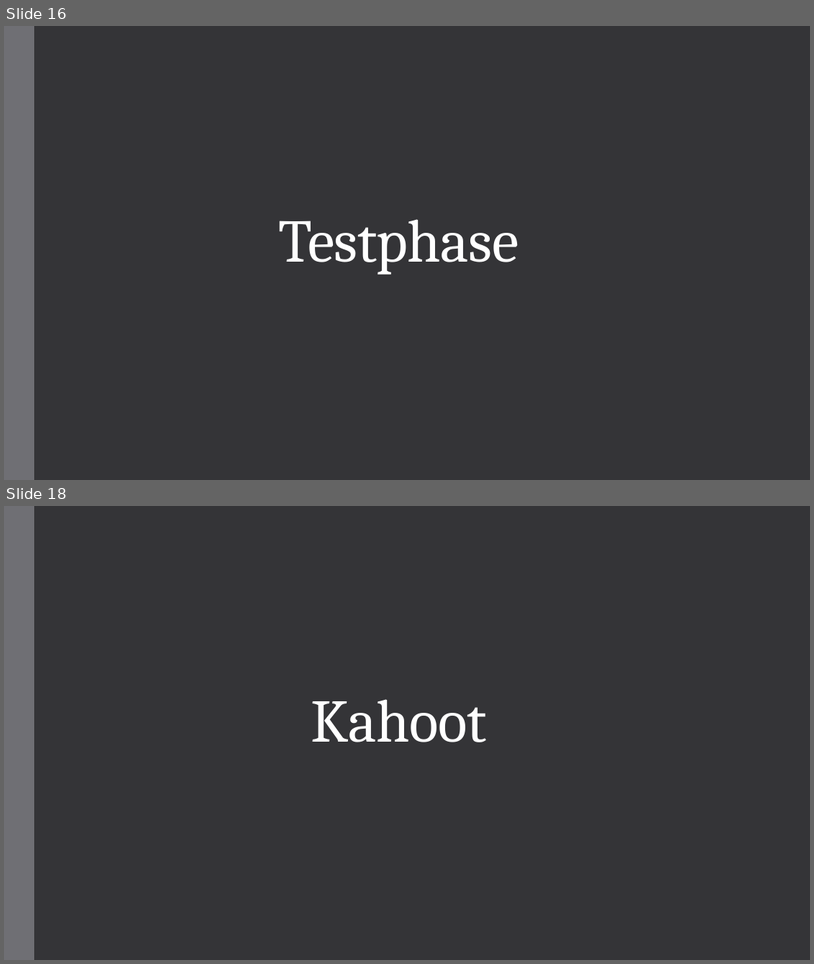
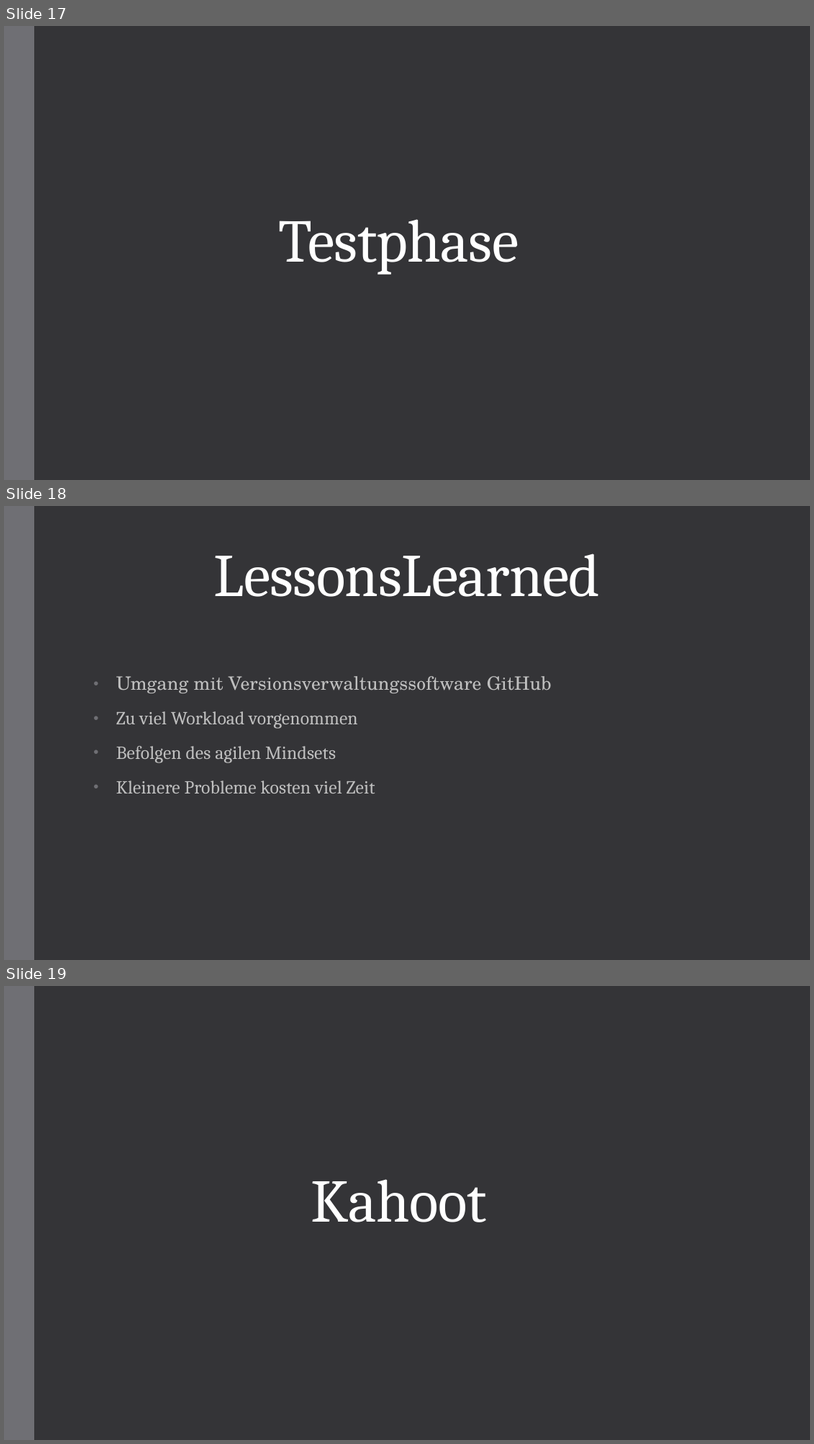
Before and after one commit to DerFish/ProjectSimpleStudies, a slide deck: SimpleStudies/Project SimpleStudies.pptx. Shown one above the other, each under a label of ours: slides 16 and 18 before the commit, slides 17, 18 and 19 after it; the slides between them are not shown. The pictures are 814x964 and 814x1444 pixels, drawn with LibreOffice and Linux fonts; fonts in the diff are those of the drawing. Boxes give left, top, right and bottom in pixels: in the first picture for what was removed or moved away, otherwise in the second. Text is boxed around its words. In the diff, an @@ line names an element or a change of style, - is before the commit and + after.

```diff
--- a/SimpleStudies/Project SimpleStudies.pptx
+++ b/SimpleStudies/Project SimpleStudies.pptx
@@ slide 18 added at [4,506,810,960], background #353537; not listed: 1 template element that a slide beside it also shows @@
@@ title added at [214,554,601,597], 72 pt, text #FFFFFF @@
+LessonsLearned
@@ subtitle added at [116,676,552,793], 22 pt, text #BFBFBF @@
+• Umgang mit Versionsverwaltungssoftware GitHub
+• Zu viel Workload vorgenommen
+• Befolgen des agilen Mindsets
+• Kleinere Probleme kosten viel Zeit
@@ what was slide 16 is now slide 17 @@
@@ what was slide 18 is now slide 19 @@
```
Also in this commit, not shown: 1 other slide added, 1 slide removed.
